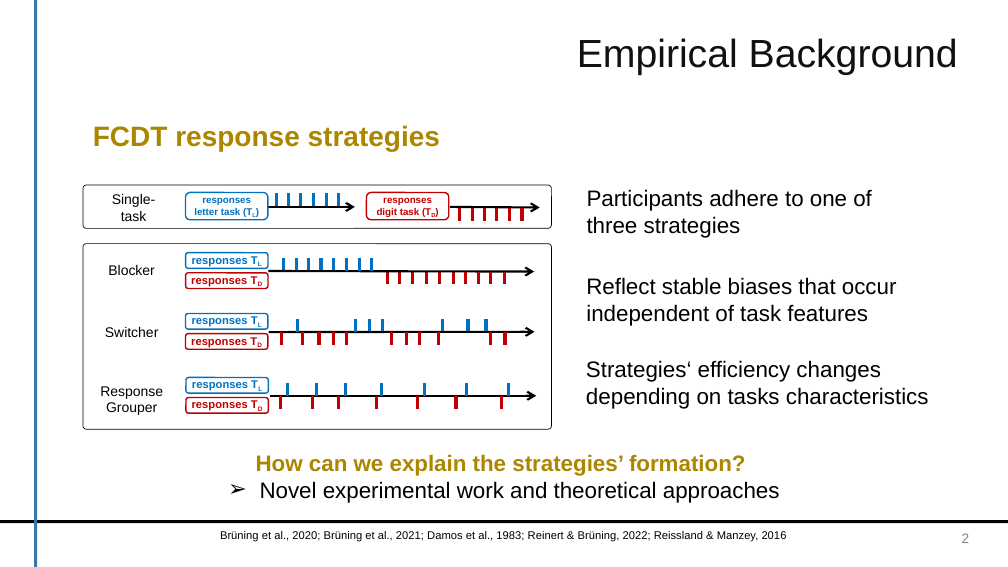
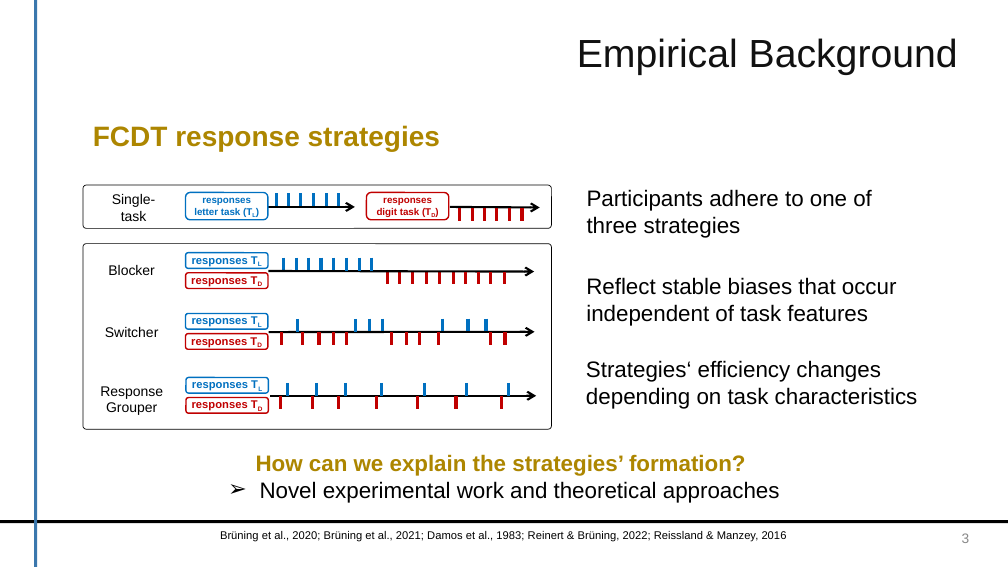
Before and after one commit to dirk-ostwald/Optimal-dual-task-performance, a slide deck: slide 4 of presentation/TP3-Kick-Off-Presentation-JB-DO.pptx (slide 3 before the commit). Drawn at 1008x567 pixels with LibreOffice and Linux fonts; fonts in the diff are those of the drawing; background and template pictures are left out. Boxes give left, top, right and bottom in pixels: in the first picture for what was removed or moved away, otherwise in the second. Text is boxed around its words. In the diff, an @@ line names an element or a change of style, - is before the commit and + after.

```diff
--- a/presentation/TP3-Kick-Off-Presentation-JB-DO.pptx
+++ b/presentation/TP3-Kick-Off-Presentation-JB-DO.pptx
@@ text at [586,360,918,409]: text changed @@
-Strategies‘ efficiency changes depending on tasks characteristics
+Strategies‘ efficiency changes depending on task characteristics
```
Also in this commit, not shown: 6 other slides changed, 20 slides added, 11 other files.
